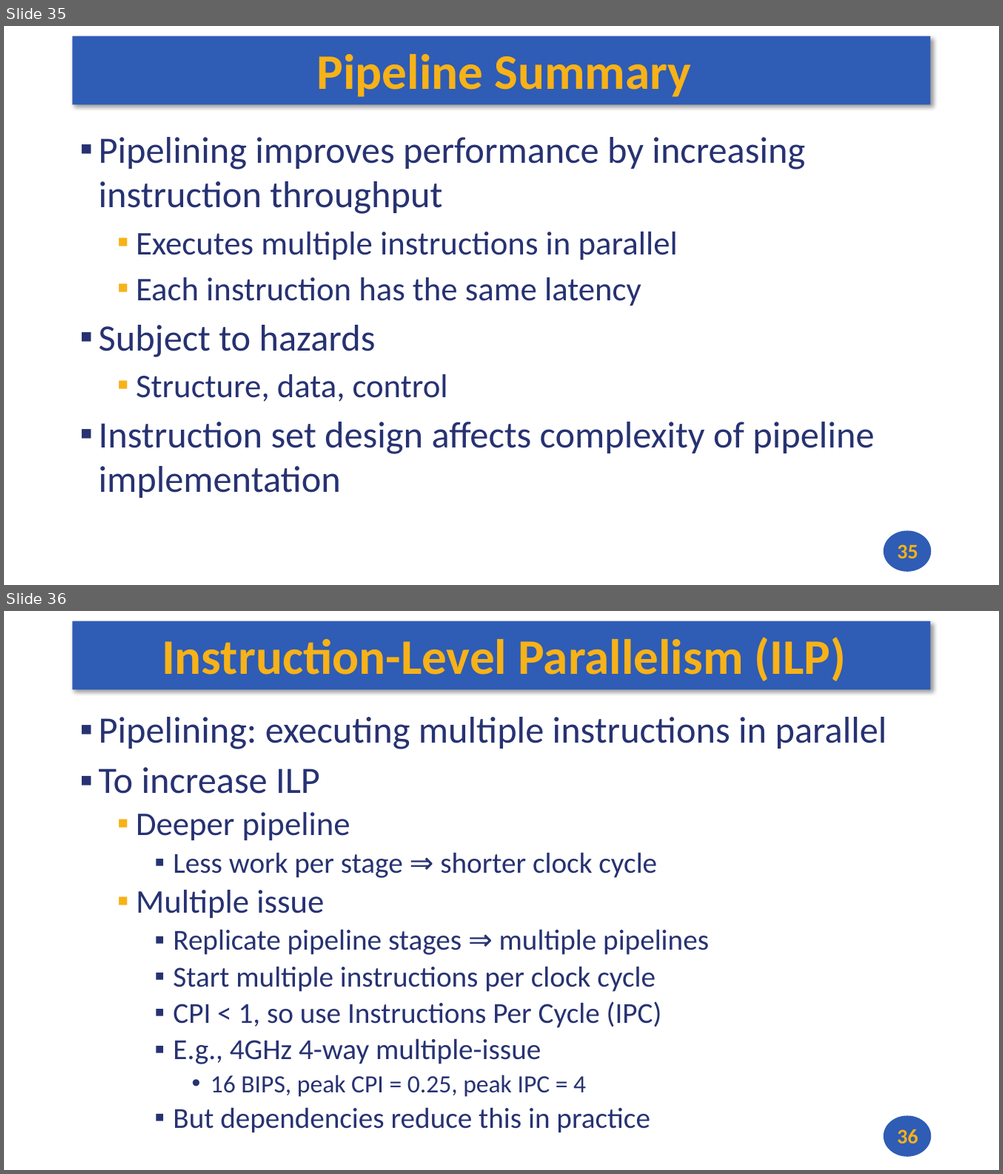
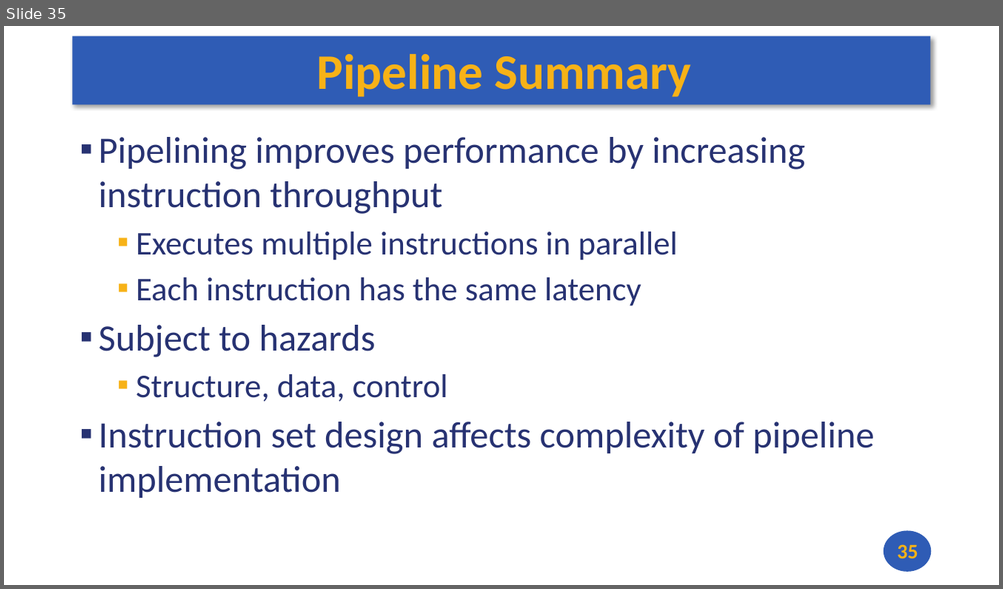
Before and after one commit to andrewt0301/hse-acos-course, a slide deck: docs/part1ca/10_Pipeline/CA_Lecture_10.pptx. Shown one above the other, each under a label of ours: slides 35 and 36 before the commit, slide 35 after it. The pictures are 1003x1174 and 1003x589 pixels, drawn with LibreOffice and Linux fonts; fonts in the diff are those of the drawing. Boxes give left, top, right and bottom in pixels: in the first picture for what was removed or moved away, otherwise in the second. Text is boxed around its words. In the diff, an @@ line names an element or a change of style, - is before the commit and + after.

```diff
--- a/docs/part1ca/10_Pipeline/CA_Lecture_10.pptx
+++ b/docs/part1ca/10_Pipeline/CA_Lecture_10.pptx
@@ slide 36 removed at box(4, 611, 999, 1170), background #FFFFFF; not listed: 2 template elements that a slide beside it also shows @@
@@ title removed at box(162, 637, 846, 681) @@
-Instruction-Level Parallelism (ILP)
@@ text removed at box(99, 717, 887, 1133) @@
-▪ Pipelining: executing multiple instructions in parallel
-▪ To increase ILP
-  ▪ Deeper pipeline
-    ▪ Less work per stage ⇒ shorter clock cycle
-  ▪ Multiple issue
-    ▪ Replicate pipeline stages ⇒ multiple pipelines
-    ▪ Start multiple instructions per clock cycle
-    ▪ CPI < 1, so use Instructions Per Cycle (IPC)
-    ▪ E.g., 4GHz 4-way multiple-issue
-      • 16 BIPS, peak CPI = 0.25, peak IPC = 4
-    ▪ But dependencies reduce this in practice
@@ page number removed at box(896, 1130, 917, 1144) @@
-36
```
Also in this commit, not shown: 1 slide changed, 11 other slides removed, 1 other file.
